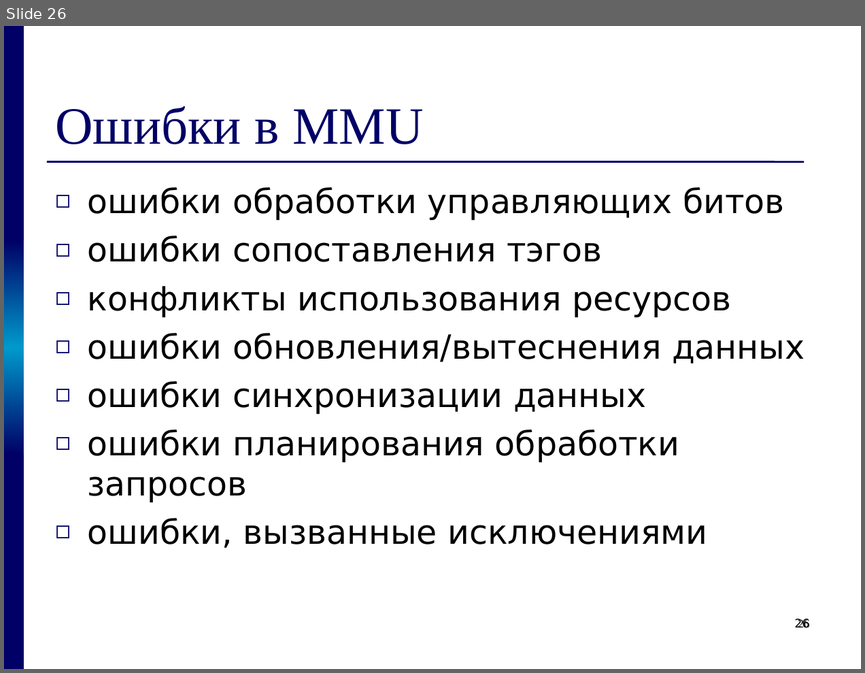
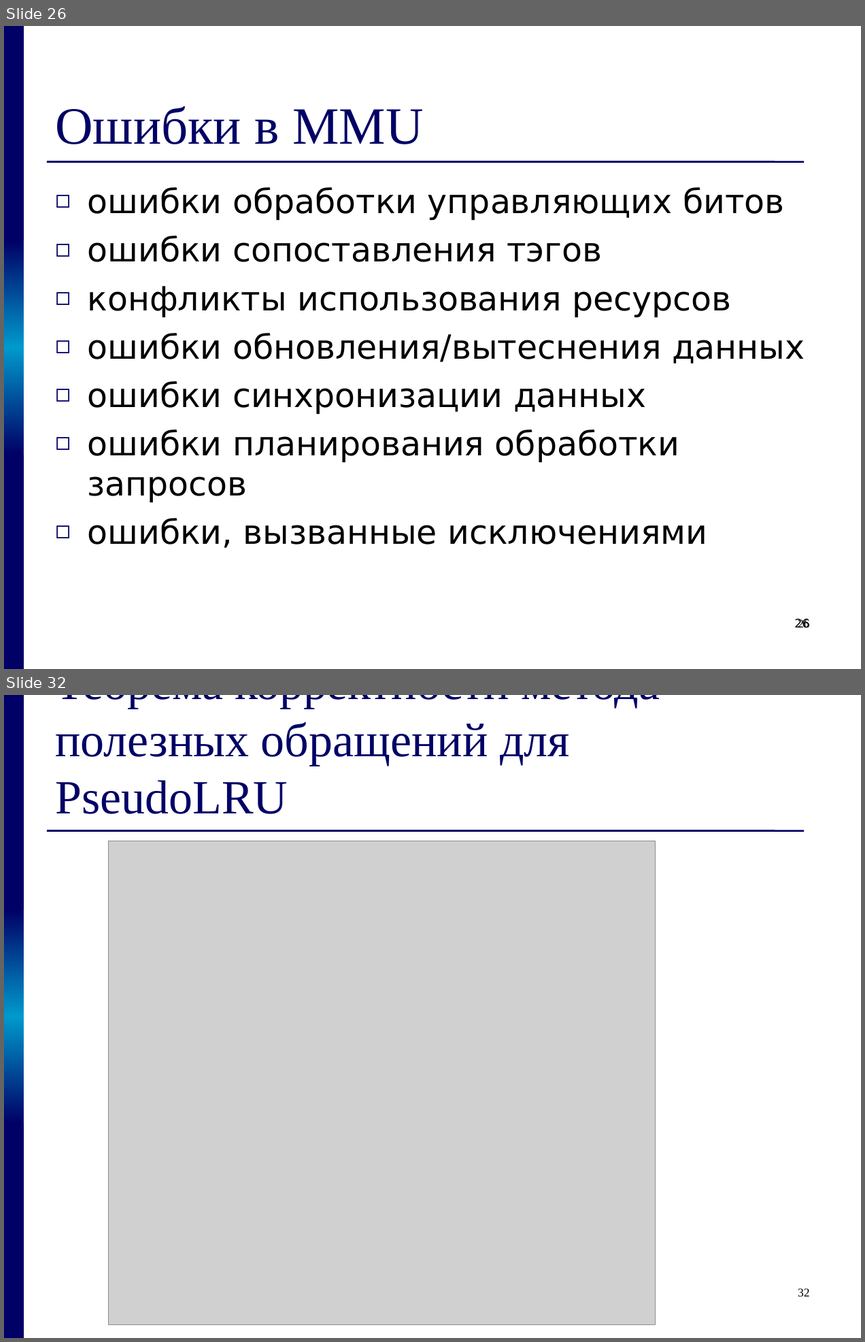
Before and after one commit to kornevgen/tesla-project, a slide deck: papers/THESIS/talks/z2611.ppt. Shown one above the other, each under a label of ours: slide 26 before the commit, slides 26 and 32 after it; the slides between them are not shown. The pictures are 865x673 and 865x1342 pixels, drawn with LibreOffice and Linux fonts; fonts in the diff are those of the drawing; grey boxes stand for pictures. Boxes give left, top, right and bottom in pixels: in the first picture for what was removed or moved away, otherwise in the second. Text is boxed around its words. In the diff, an @@ line names an element or a change of style, - is before the commit and + after.

```diff
--- a/papers/THESIS/talks/z2611.ppt
+++ b/papers/THESIS/talks/z2611.ppt
@@ slide 32 added at [4, 695, 861, 1338], background #FFFFFF; not listed: 4 template elements that a slide beside it also shows @@
@@ title added at [55, 695, 660, 814], 40 pt, text #000066 @@
+Теорема корректности метода полезных обращений для PseudoLRU
@@ picture added at [109, 841, 655, 1325] @@
@@ page number added at [798, 1288, 809, 1296], 10 pt, text #000000 @@
+32
```
Also in this commit, not shown: 1 slide changed, 6 other slides added.
